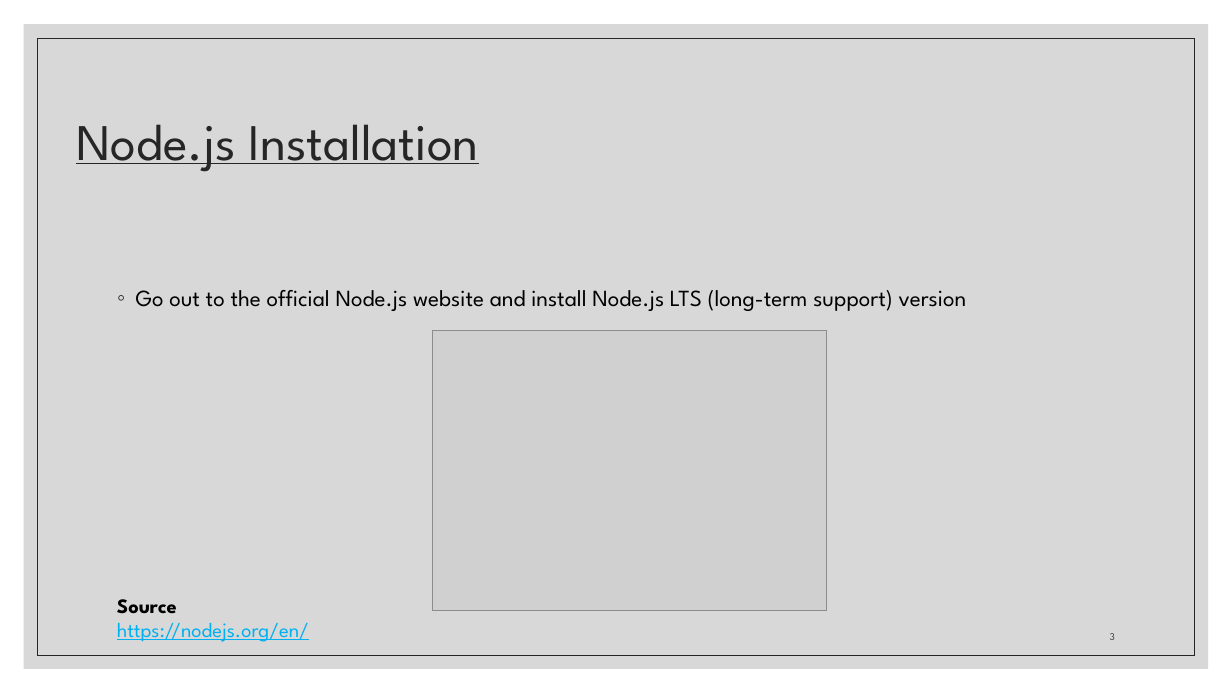
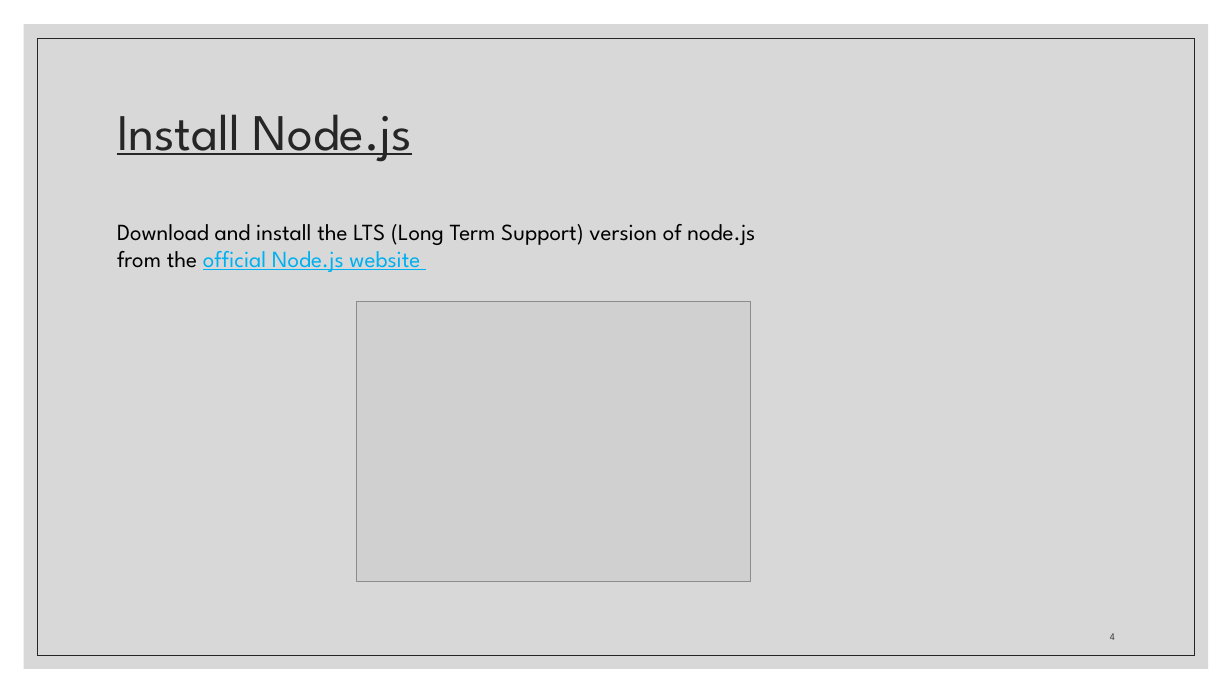
Before and after one commit to zackstotts/base-node-curriculum, a slide deck: slide 4 of unit_01/slides/Unit01-PartI.pptx (slide 3 before the commit). Drawn at 1232x693 pixels with LibreOffice and Linux fonts; fonts in the diff are those of the drawing; grey boxes stand for pictures. Boxes give left, top, right and bottom in pixels: in the first picture for what was removed or moved away, otherwise in the second. Text is boxed around its words. In the diff, an @@ line names an element or a change of style, - is before the commit and + after.

```diff
--- a/unit_01/slides/Unit01-PartI.pptx
+++ b/unit_01/slides/Unit01-PartI.pptx
@@ title at (117, 114, 413, 162): text changed @@
-Node.js Installation
+Install Node.js
@@ text at (117, 224, 755, 272): text changed @@
-◦ Go out to the official Node.js website and install Node.js LTS (long-term support) version
+Download and install the LTS (Long Term Support) version of node.js
+from the official Node.js website
@@ picture: place and size @@
-picture at (433, 331, 826, 611)
+picture at (357, 302, 750, 582)
@@ text removed at (117, 599, 309, 642) @@
-Source
-https://nodejs.org/en/
@@ page number at (1110, 633, 1115, 640): text changed @@
-3
+4
```
Also in this commit, not shown: 15 other slides changed, 6 slides added, 3 slides removed.
